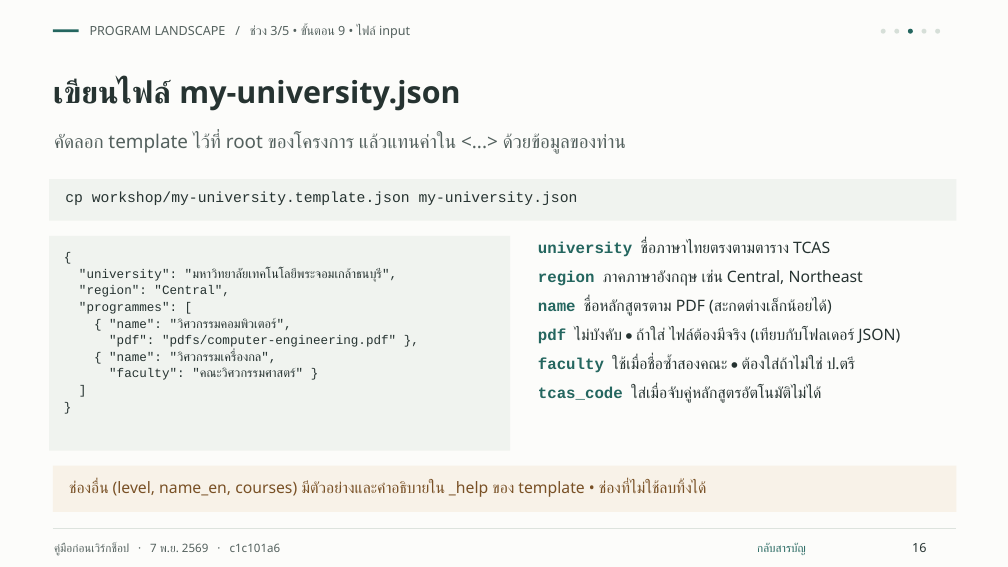
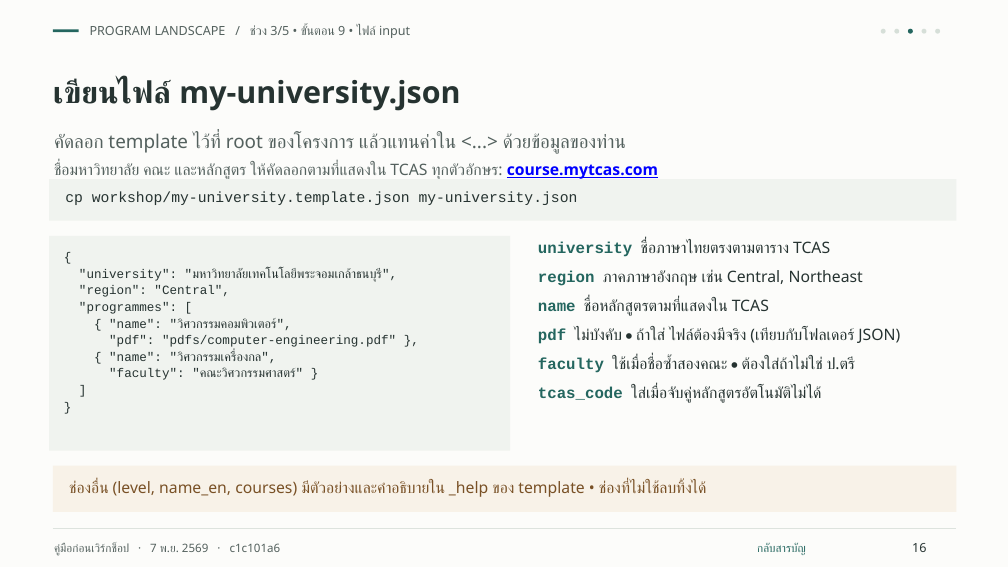
Before and after one commit to KMUTT-ETS/program-landscape, a slide deck: slide 16 of workshop/pre-workshop-preparation.pptx. Drawn at 1008x567 pixels with LibreOffice and Linux fonts; fonts in the diff are those of the drawing. Boxes give left, top, right and bottom in pixels: in the first picture for what was removed or moved away, otherwise in the second. Text is boxed around its words. In the diff, an @@ line names an element or a change of style, - is before the commit and + after.

```diff
--- a/workshop/pre-workshop-preparation.pptx
+++ b/workshop/pre-workshop-preparation.pptx
@@ text at (54,163,658,179): paragraph added @@
+ชื่อมหาวิทยาลัย คณะ และหลักสูตร ให้คัดลอกตามที่แสดงใน TCAS ทุกตัวอักษร: course.mytcas.com
@@ text at (538,298,769,316): text changed @@
-name ชื่อหลักสูตรตาม PDF (สะกดต่างเล็กน้อยได้)
+name ชื่อหลักสูตรตามที่แสดงใน TCAS
```
Also in this commit, not shown: 1 other file.
